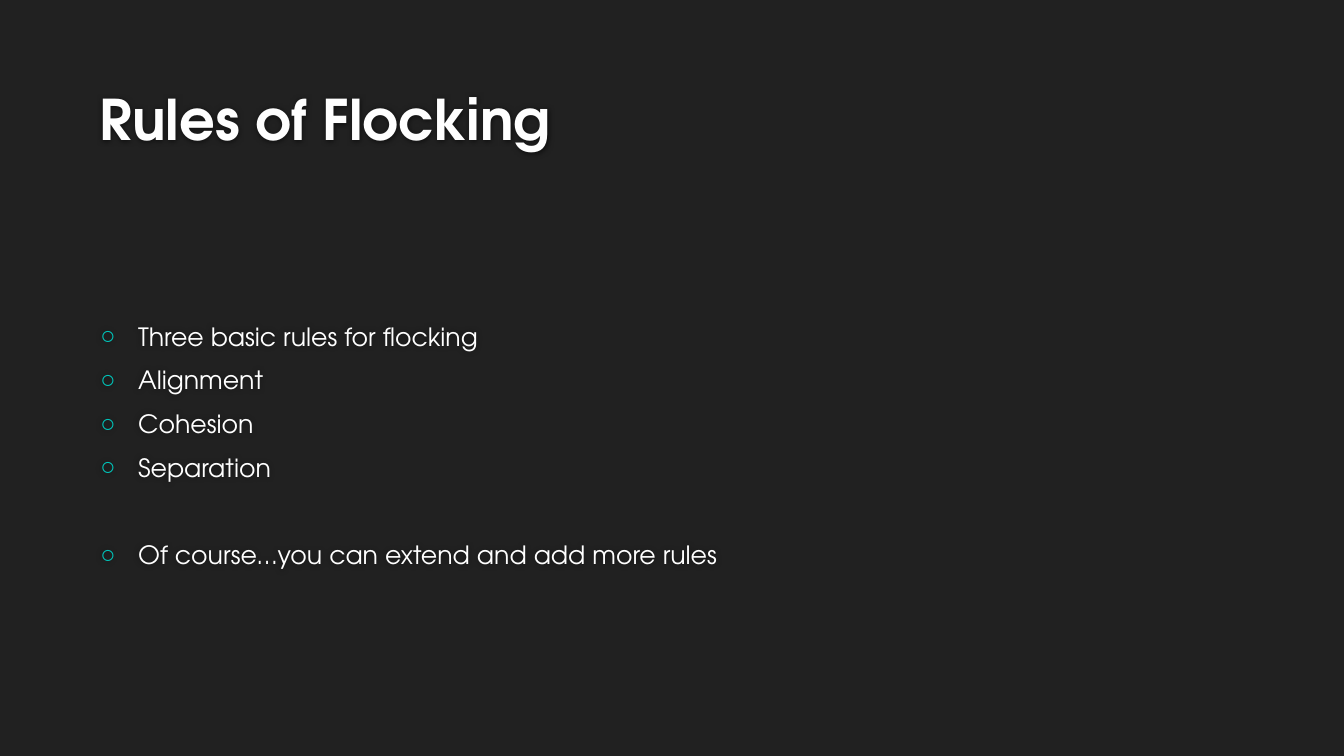
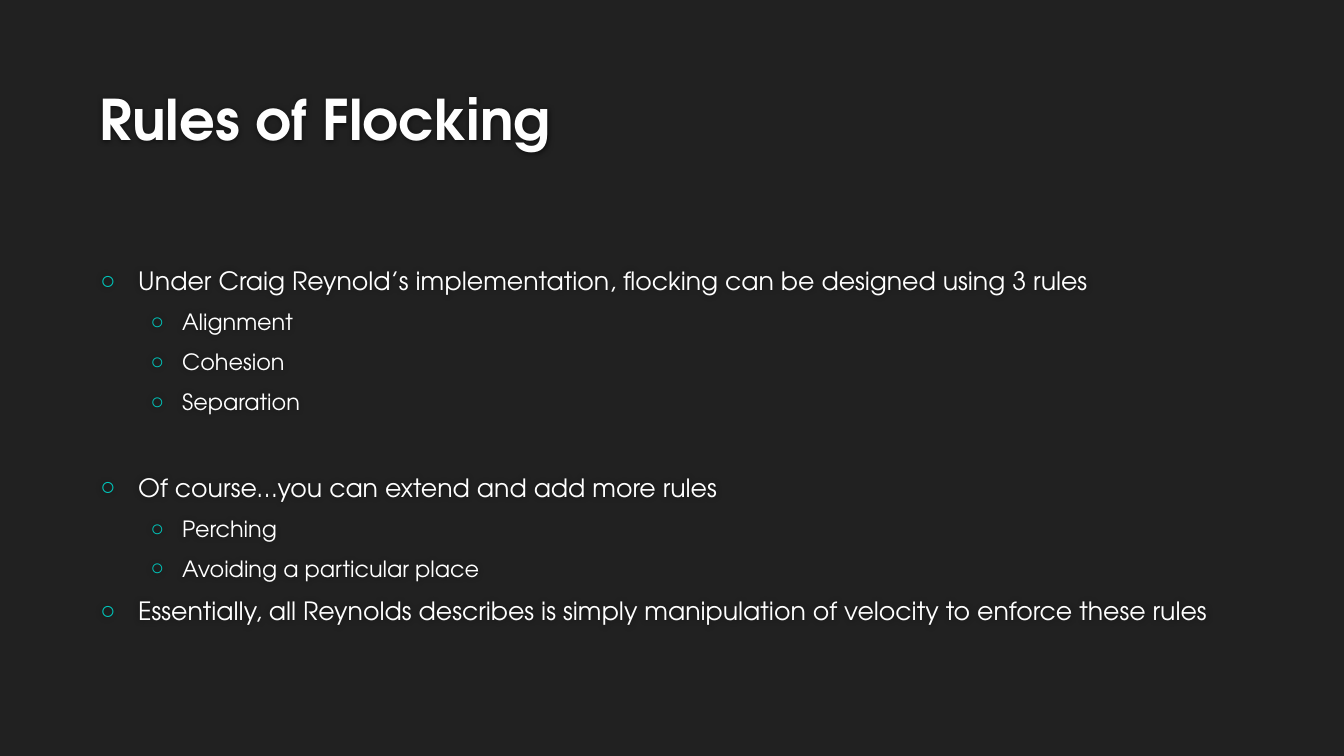
Before and after one commit to psuong/boids-controller, a slide deck: slide 6 of Flocking.pptx (slide 3 before the commit). Drawn at 1344x756 pixels with LibreOffice and Linux fonts; fonts in the diff are those of the drawing; background and template pictures are left out. Boxes give left, top, right and bottom in pixels: in the first picture for what was removed or moved away, otherwise in the second. Text is boxed around its words. In the diff, an @@ line names an element or a change of style, - is before the commit and + after.

```diff
--- a/Flocking.pptx
+++ b/Flocking.pptx
@@ text at box(138, 271, 1087, 296): text changed @@
-○ Three basic rules for flocking
+○ Under Craig Reynold’s implementation, flocking can be designed using 3 rules
@@ text at box(182, 313, 300, 415): size 18 to 16 pt in "Alignment", "Cohesion", "Separation"; list level 1 to 2 in "Alignment"; list level 1 to 2 in "Cohesion"; list level 1 to 2 in "Separation" @@
@@ text at box(138, 520, 1207, 625): paragraphs added @@
+  ○ Perching
+  ○ Avoiding a particular place
+○ Essentially, all Reynolds describes is simply manipulation of velocity to enforce these rules
```
Also in this commit, not shown: 2 other slides changed, 4 slides added, 11 other files.
